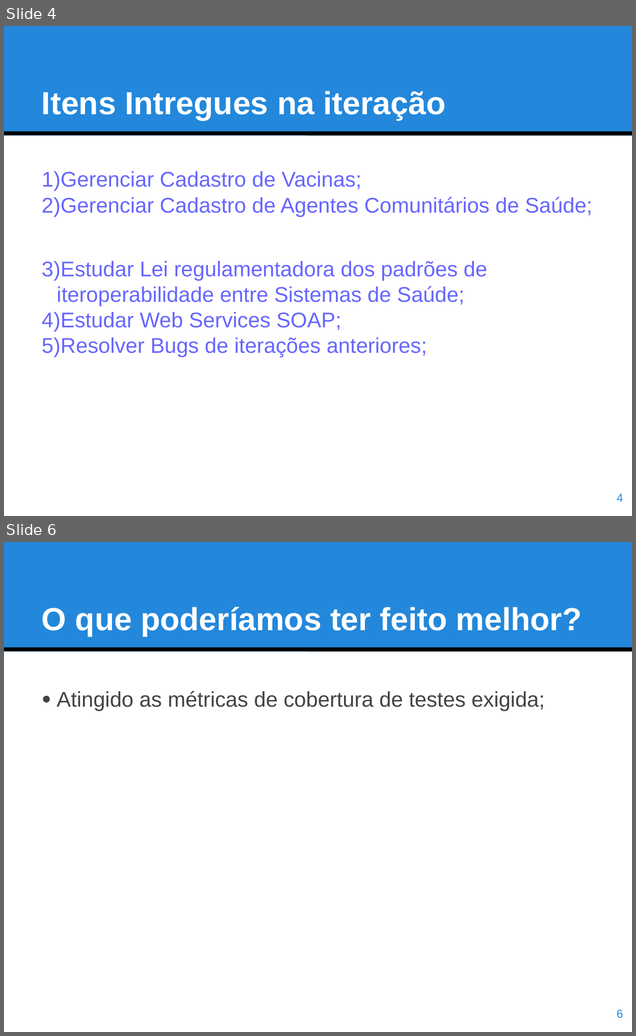
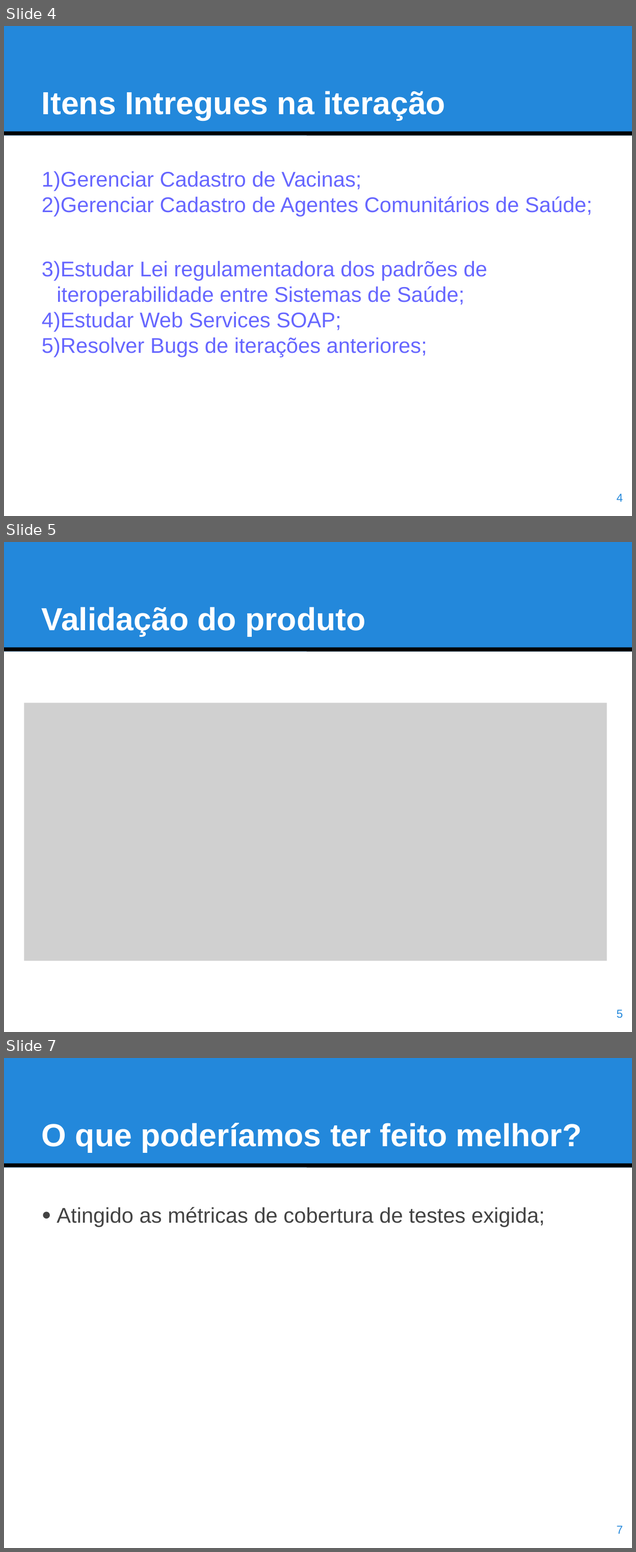
Before and after one commit to IndyPaula/InfoSaude, a slide deck: Projeto-InfoSaude-Vacinador_e_ACS/002-Acompanhamento/RAP-Avaliacao_de_Qualidade/RAP-5_Avaliacao_de_Qualidade/RAP-Apresentacao_Resultados_Iteracao_V.pptx. Shown one above the other, each under a label of ours: slides 4 and 6 before the commit, slides 4, 5 and 7 after it; the slides between them are not shown. The pictures are 636x1036 and 636x1552 pixels, drawn with LibreOffice and Linux fonts; fonts in the diff are those of the drawing; grey boxes stand for pictures. Boxes give left, top, right and bottom in pixels: in the first picture for what was removed or moved away, otherwise in the second. Text is boxed around its words. In the diff, an @@ line names an element or a change of style, - is before the commit and + after.

```diff
--- a/Projeto-InfoSaude-Vacinador_e_ACS/002-Acompanhamento/RAP-Avaliacao_de_Qualidade/RAP-5_Avaliacao_de_Qualidade/RAP-Apresentacao_Resultados_Iteracao_V.pptx
+++ b/Projeto-InfoSaude-Vacinador_e_ACS/002-Acompanhamento/RAP-Avaliacao_de_Qualidade/RAP-5_Avaliacao_de_Qualidade/RAP-Apresentacao_Resultados_Iteracao_V.pptx
@@ slide 5 added at (4, 542, 632, 1032), background #FFFFFF; not listed: 2 template elements that a slide beside it also shows @@
@@ text added at (42, 607, 366, 636), 36 pt, text #FFFFFF, bold @@
+Validação do produto
@@ picture added at (24, 703, 607, 961) @@
@@ page number added at (617, 1010, 624, 1018), 13 pt, text #2388DB @@
+5
@@ what was slide 6 is now slide 7 @@
@@ page number at (617, 1526, 624, 1534): text changed @@
-6
+7
```
Also in this commit, not shown: 2 slides changed, 1 other file.
